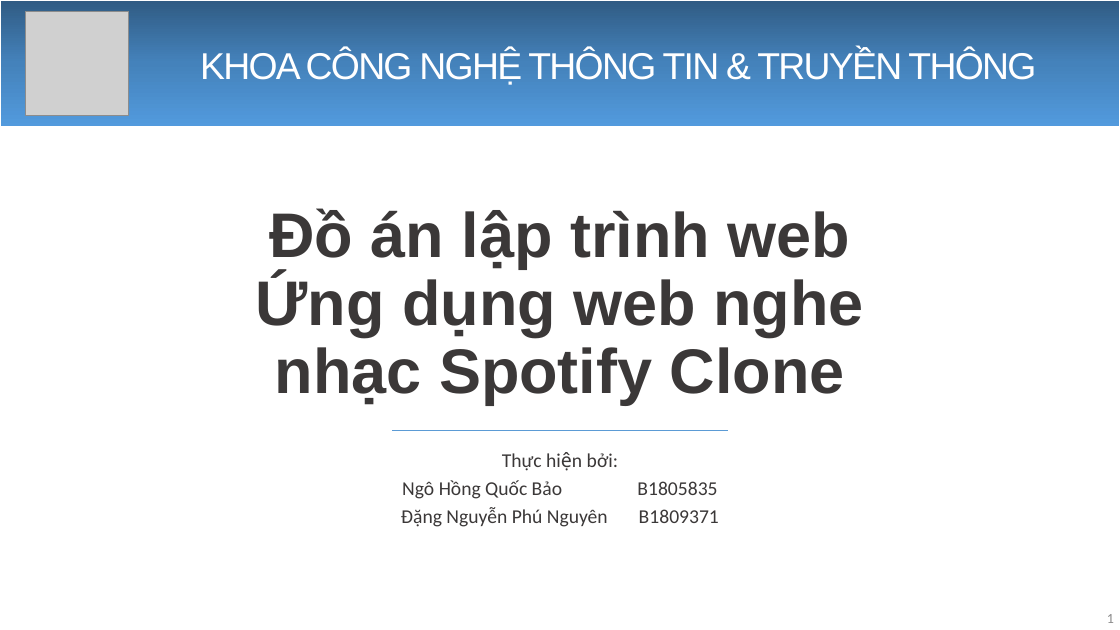
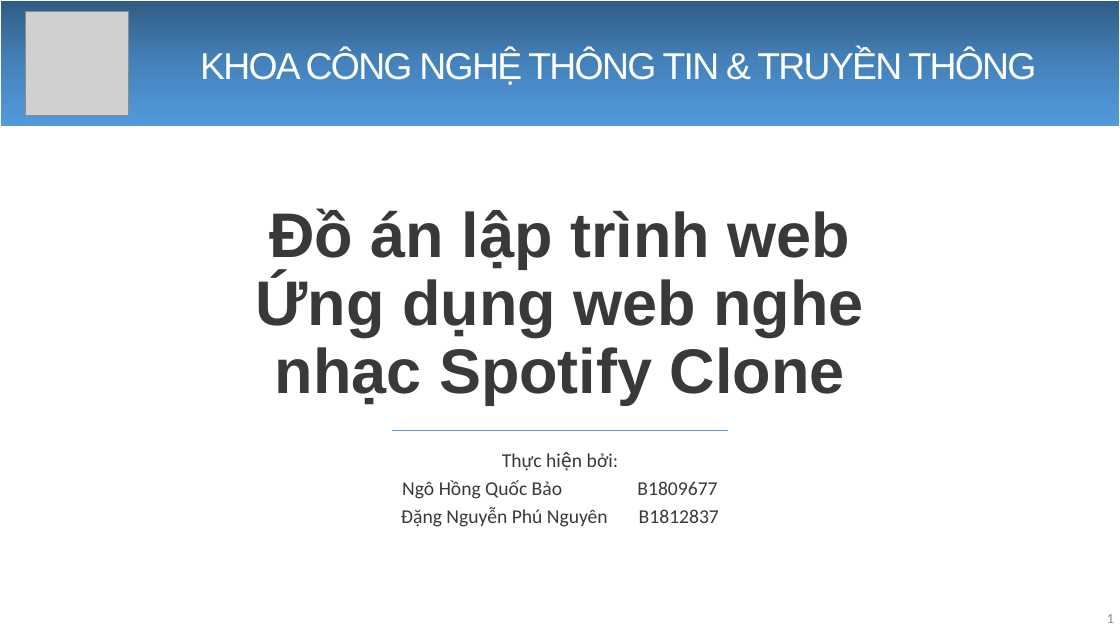
Before and after one commit to NgoQuocBao1010/PHP-Spotify-Clone, a slide deck: slide 1 of pptReport/Báo cáo đồ án.pptx. Drawn at 1120x630 pixels with LibreOffice and Linux fonts; fonts in the diff are those of the drawing; grey boxes stand for pictures. Boxes give left, top, right and bottom in pixels: in the first picture for what was removed or moved away, otherwise in the second. Text is boxed around its words. In the diff, an @@ line names an element or a change of style, - is before the commit and + after.

```diff
--- a/pptReport/Báo cáo đồ án.pptx
+++ b/pptReport/Báo cáo đồ án.pptx
@@ subtitle at [401, 480, 719, 527]: text changed @@
-Ngô Hồng Quốc Bảo B1805835
-Đặng Nguyễn Phú Nguyên B1809371
+Ngô Hồng Quốc Bảo B1809677
+Đặng Nguyễn Phú Nguyên B1812837
```
Also in this commit, not shown: 17 other slides changed, 3 slides added, 1 slide removed.
